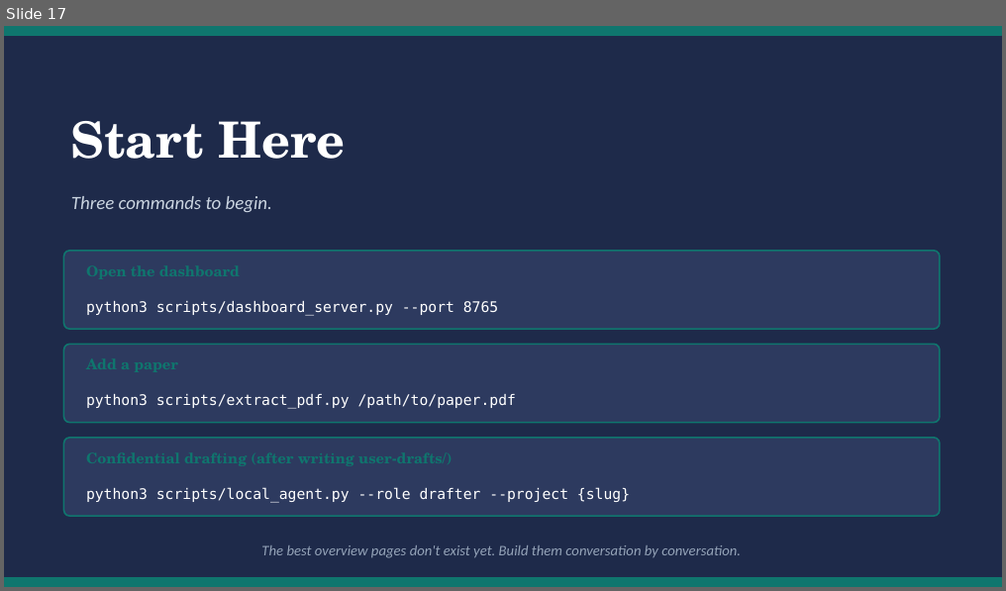
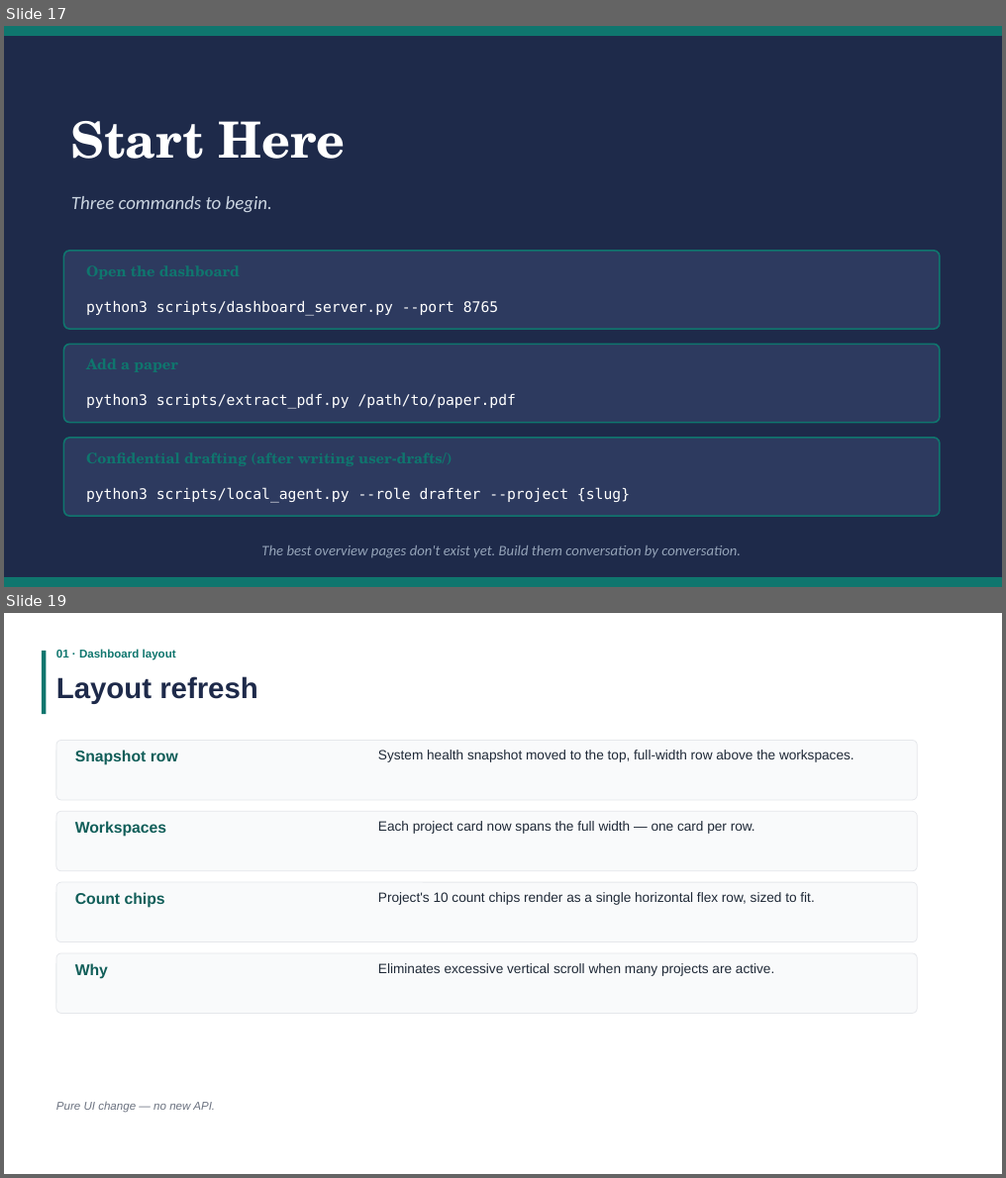
Before and after one commit to hyungeun-shimm/llm-wiki-research-stack, a slide deck: _system/docs/System_Philosophy_Guide.pptx. Shown one above the other, each under a label of ours: slide 17 before the commit, slides 17 and 19 after it; the slides between them are not shown. The pictures are 1006x591 and 1006x1178 pixels, drawn with LibreOffice and Linux fonts; fonts in the diff are those of the drawing. Boxes give left, top, right and bottom in pixels: in the first picture for what was removed or moved away, otherwise in the second. Text is boxed around its words. In the diff, an @@ line names an element or a change of style, - is before the commit and + after.

```diff
--- a/_system/docs/System_Philosophy_Guide.pptx
+++ b/_system/docs/System_Philosophy_Guide.pptx
@@ slide 19 added at box(4, 613, 1002, 1174), background #FFFFFF @@
@@ rectangle added at box(42, 651, 46, 714), fill #0F766E @@
@@ text added at box(56, 649, 176, 661), 11 pt, text #0F766E, bold @@
+01 · Dashboard layout
@@ text added at box(56, 676, 258, 703), 28 pt, text #1E2A4A, bold @@
+Layout refresh
@@ rounded rectangle added at box(56, 741, 918, 800), fill #F9FAFB, outline #E5E7EB 0.75 pt @@
@@ text added at box(75, 750, 178, 765), 15 pt, text #115E59, bold @@
+Snapshot row
@@ text added at box(378, 750, 854, 762), 13 pt, text #1F2937 @@
+System health snapshot moved to the top, full-width row above the workspaces.
@@ rounded rectangle added at box(56, 811, 918, 871), fill #F9FAFB, outline #E5E7EB 0.75 pt @@
@@ text added at box(75, 821, 166, 837), 15 pt, text #115E59, bold @@
+Workspaces
@@ text added at box(378, 821, 755, 834), 13 pt, text #1F2937 @@
+Each project card now spans the full width — one card per row.
@@ rounded rectangle added at box(56, 882, 918, 943), fill #F9FAFB, outline #E5E7EB 0.75 pt @@
@@ text added at box(75, 892, 165, 908), 15 pt, text #115E59, bold @@
+Count chips
@@ text added at box(378, 892, 814, 905), 13 pt, text #1F2937 @@
+Project's 10 count chips render as a single horizontal flex row, sized to fit.
@@ rounded rectangle added at box(56, 954, 918, 1014), fill #F9FAFB, outline #E5E7EB 0.75 pt @@
@@ text added at box(75, 963, 108, 979), 15 pt, text #115E59, bold @@
+Why
@@ text added at box(378, 963, 774, 976), 13 pt, text #1F2937 @@
+Eliminates excessive vertical scroll when many projects are active.
@@ text added at box(56, 1101, 215, 1113), 11 pt, text #6B7280, italic @@
+Pure UI change — no new API.
```
Also in this commit, not shown: 12 other slides added, 29 other files.
